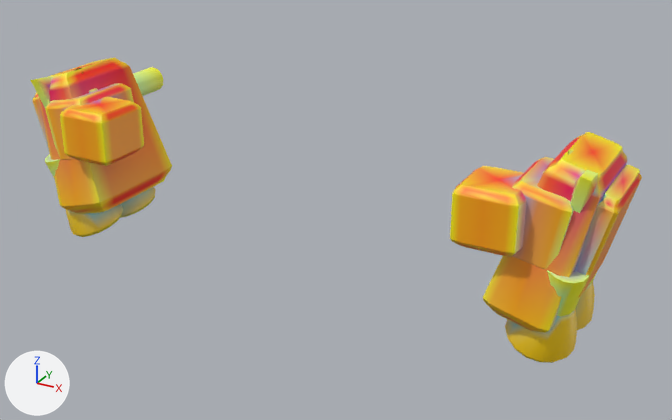
Two versions of the glTF model models/parts/llm_gen_waist_ordnance_041_75089b.glb, one commit apart.
The view is the same before and after, from a 50 mm camera at (47.4, -62.0, 33.8) aimed at (3.0, 18.7, -6.6). Every picture has the same lights, and +X, +Y and +Z are marked at lower left. The picture after the commit comes second. Vertices at exactly the same position are counted once.

Names of what the first picture shows: 'adapter_waist_swivel_l', 'adapter_waist_swivel_r', 'addon_waist_rail_5_barrel_metal_l', 'graft_waist_blister_6_psycho_emerald_l', 'graft_waist_blister_6_psycho_emerald_r', 'skirt_binder_shell_0_psycho_emerald_l', 'skirt_binder_shell_0_psycho_emerald_r', 'skirt_trim_gold_1_psycho_emerald_r', 'skirt_vernier_aft_3_vernier_bell_vernier_r', 'skirt_vernier_fwd_2_vernier_bell_gimbal_adapter_r', 'skirt_vernier_fwd_2_vernier_bell_vernier_l', 'skirt_vernier_fwd_2_vernier_bell_vernier_r' and 5 more.
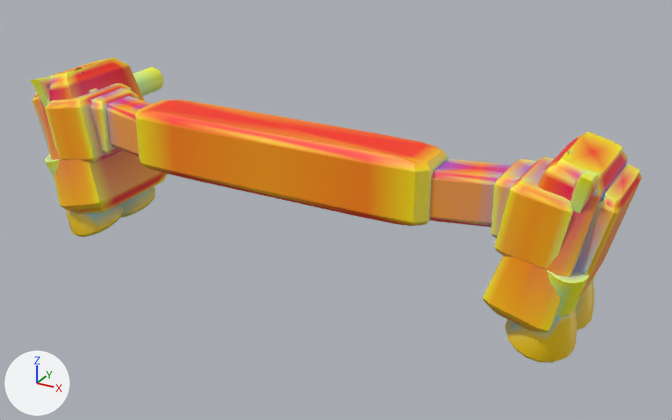
Edits to the bpy script that builds the scene:
```text
Change me_adapter_waist_swivel_r:
    used by ob_adapter_waist_swivel_r; location = (0.0, 0.0, 0.0)
    remove me_adapter_waist_swivel_r.from_pydata(...)  # 114 vertices, 224 faces; spans x 19.8..26.2, y 8.6..15.4, z -2.74..3.14
    add me_adapter_waist_swivel_r.from_pydata(...)  # 114 vertices, 224 faces; spans x 22.5..28.3, y 11.8..18.2, z -2.96..3.36
    me_adapter_waist_swivel_r part 1: 114 of 114 vertices moved; they spanned x 19.8..26.2, y 8.6..15.4, z -2.74..3.14 and now span x 22.5..28.3, y 11.8..18.2, z -2.96..3.36; mean shift (2.4, 3.0, 0.0)
Change me_adapter_waist_swivel_l:
    used by ob_adapter_waist_swivel_l; location = (0.0, 0.0, 0.0)
    remove me_adapter_waist_swivel_l.from_pydata(...)  # 114 vertices, 224 faces; spans x -26.2..-19.8, y 8.6..15.4, z -2.74..3.14
    add me_adapter_waist_swivel_l.from_pydata(...)  # 114 vertices, 224 faces; spans x -28.3..-22.5, y 11.8..18.2, z -2.96..3.36
    me_adapter_waist_swivel_l part 2: 114 of 114 vertices moved; they spanned x -26.2..-19.8, y 8.6..15.4, z -2.74..3.14 and now span x -28.3..-22.5, y 11.8..18.2, z -2.96..3.36; mean shift (-2.4, 3.0, 0.0)
Change me_graft_waist_blister_6_psycho_emerald_r:
    where me_graft_waist_blister_6_psycho_emerald_r.from_pydata(...)  # 114 vertices, 224 faces; spans x 23.36..30.24, y 10.38..19.23, z -4.49..3.69
    used by ob_graft_waist_blister_6_psycho_emerald_r; location = (0.0, 0.0, 0.0)
    me_graft_waist_blister_6_psycho_emerald_r part 3: 71 faces centred in x 23.39..28.84, y 10.38..18.51, z -3.79..3.6 are repainted in the vertex colours, in many colours
Add me_adapter_waist_arm_l:
    me_adapter_waist_arm_l.from_pydata(...)  # 114 vertices, 224 faces; spans x -26.86..-14.34, y 10.81..17.59, z -2.01..3.01
    me_adapter_waist_arm_l.materials.append(mat_defaultmaterial_004)
Add me_adapter_waist_arm_r:
    me_adapter_waist_arm_r.from_pydata(...)  # 114 vertices, 224 faces; spans x 14.34..26.86, y 10.81..17.59, z -2.01..3.01
    me_adapter_waist_arm_r.materials.append(mat_defaultmaterial_002)
Add me_adapter_waist_rear_yoke_dark:
    me_adapter_waist_rear_yoke_dark.from_pydata(...)  # 114 vertices, 224 faces; spans x -17.0..17.0, y 9.6..16.0, z -2.6..4.2
    me_adapter_waist_rear_yoke_dark.materials.append(mat_defaultmaterial)
Add ob_adapter_waist_arm_l:
    ob_adapter_waist_arm_l = bpy.data.objects.new('adapter_waist_arm_l', me_adapter_waist_arm_l)
    ob_adapter_waist_arm_l.location = (0.0, 0.0, 0.0)
Add ob_adapter_waist_arm_r:
    ob_adapter_waist_arm_r = bpy.data.objects.new('adapter_waist_arm_r', me_adapter_waist_arm_r)
    ob_adapter_waist_arm_r.location = (0.0, 0.0, 0.0)
Add ob_adapter_waist_rear_yoke_dark:
    ob_adapter_waist_rear_yoke_dark = bpy.data.objects.new('adapter_waist_rear_yoke_dark', me_adapter_waist_rear_yoke_dark)
    ob_adapter_waist_rear_yoke_dark.location = (0.0, 0.0, 0.0)
```

Pixel boxes (x1, y1, x2, y2) of what changed, in the pictures (672 x 420 px):
'adapter_waist_rear_yoke_dark', added (orange): after (135, 100, 448, 226)
'adapter_waist_swivel_r', reshaped, recoloured: before (450, 166, 527, 256); after (491, 159, 537, 239)
'adapter_waist_swivel_l', reshaped, recoloured: before (60, 97, 144, 166); after (90, 88, 139, 155)
'adapter_waist_arm_r', added (orange): after (429, 159, 512, 227)
'adapter_waist_arm_l', added (orange): after (106, 96, 152, 157)
part 3 of me_graft_waist_blister_6_psycho_emerald_r, recoloured: before (508, 159, 559, 269); after (494, 159, 559, 269)
